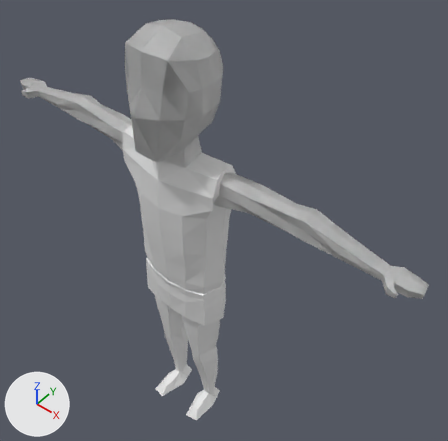
Two versions of the Blender file Character.blend, one commit apart.
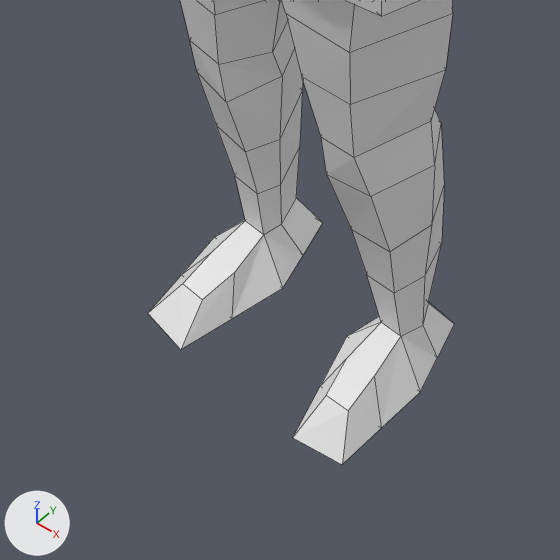
There are two pictures of each version: one whole from a 50 mm lens placed at (9.3, -8.77, 25.78), pointed at (0.22, 2.12, 12.85), one close up on the part from 28% to 54% of the width and 73% to 100% of the height. Every picture has the same lights, and +X, +Y and +Z are marked at lower left. The close-ups show mesh edges as thin lines.
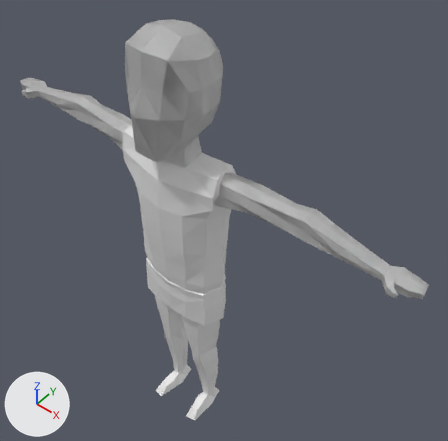
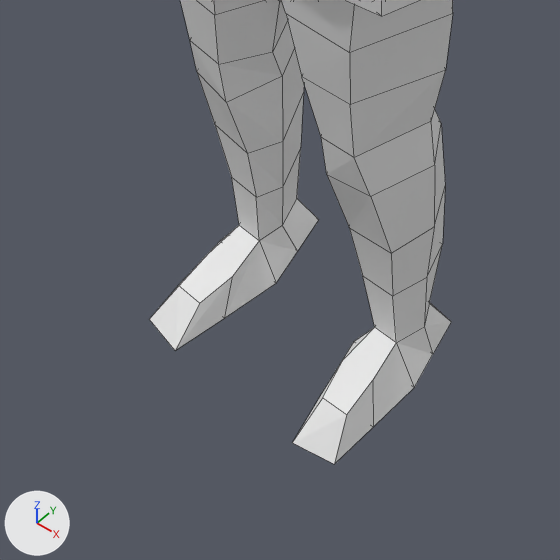
Where the change shows, as pixel boxes [x1, y1, x2, y2] in the close-ups (560 x 560 px; the box of a moved part takes in the faces that stretch with it):
```json
{"object": "Cube", "change": "reshaped, modifiers changed", "before": [148, 0, 454, 464], "after": [149, 0, 453, 464]}
{"part": 1, "of": "me_cube_001", "change": "added", "after": [149, 0, 319, 350]}
{"part": 2, "of": "me_cube_001", "change": "moved or reshaped", "before": [148, 48, 454, 464], "after": [293, 127, 451, 464]}
```

The change, as JSON lines over the scene's bpy script:
```json
{"block": "me_cube_001", "where": "# used by ob_cube; location = (-0.337, 0.888, 11.032)"}
{"op": "remove", "block": "me_cube_001", "code": "me_cube_001.from_pydata(...)  # 355 vertices, 303 faces, 9 loose edges; spans x -7.24..7.24, y -1.44..1.15, z -6.43..8.52"}
{"op": "add", "block": "me_cube_001", "code": "me_cube_001.from_pydata(...)  # 693 vertices, 606 faces, 17 loose edges; spans x -7.24..7.24, y -1.44..1.15, z -6.43..8.52"}
{"block": "me_cube_001", "change": "me_cube_001 part 1: a new loose piece of 64 vertices spanning x -1.31..-0.06, y -1.11..0.85, z -6.43..-0.93"}
{"block": "me_cube_001", "change": "me_cube_001 part 2: 32 vertices moved from x 0.35..1.14, y -1.08..0.55, z -6.43..-4.52 to x 0.38..1.08, y -1.11..0.55, z -6.43..-4.52"}
{"op": "remove", "block": "ob_cube", "code": "_m = ob_cube.modifiers.new('Mirror', 'MIRROR')"}
```
